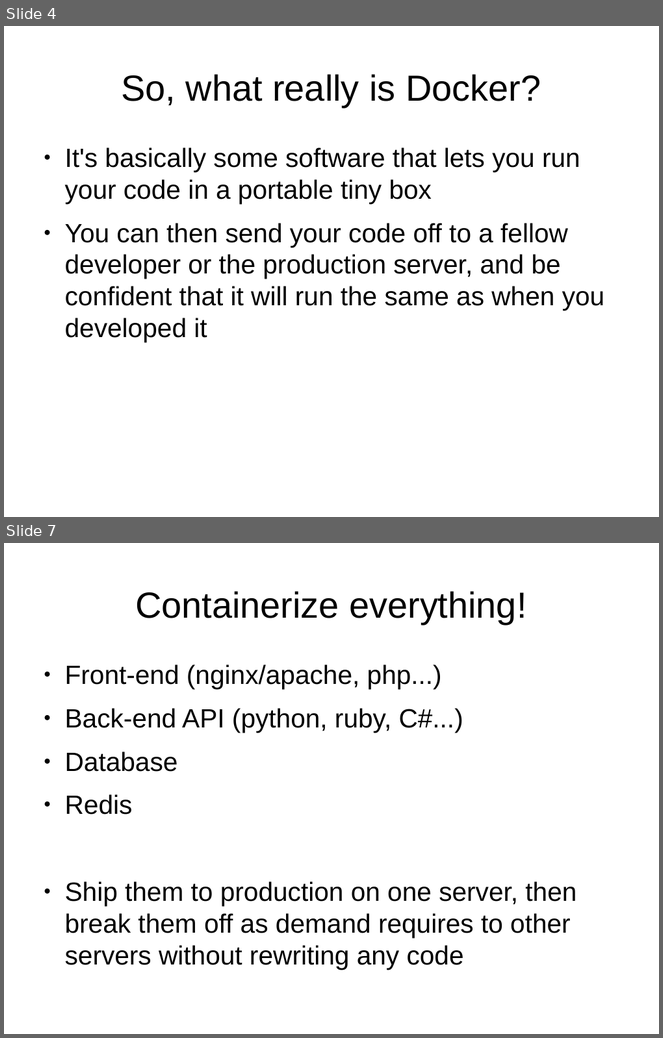
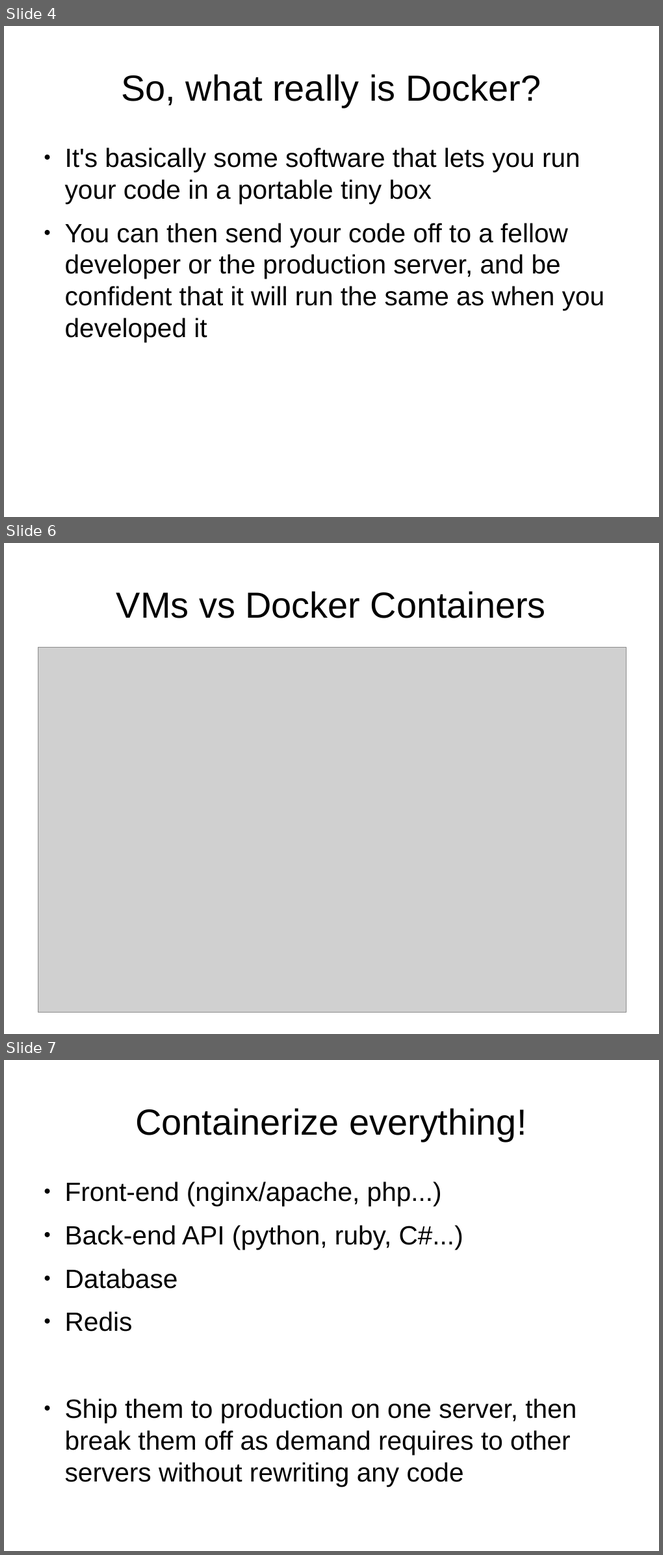
Before and after one commit to bobfp/docker-presentation, a slide deck: dockerPres.odp. Shown one above the other, each under a label of ours: slides 4 and 7 before the commit, slides 4, 6 and 7 after it; the slides between them are not shown. The pictures are 663x1038 and 663x1555 pixels, drawn with LibreOffice and Linux fonts; fonts in the diff are those of the drawing; grey boxes stand for pictures. Boxes give left, top, right and bottom in pixels: in the first picture for what was removed or moved away, otherwise in the second. Text is boxed around its words. In the diff, an @@ line names an element or a change of style, - is before the commit and + after.

```diff
--- a/dockerPres.odp
+++ b/dockerPres.odp
@@ slide 6 added at (4,543,659,1034), background #FFFFFF @@
@@ title added at (116,591,546,618), 44 pt, text #000000 @@
+VMs vs Docker Containers
@@ picture added at (38,647,627,1013) @@
```
Also in this commit, not shown: 3 slides changed, 1 other slide added, 2 slides removed, 1 other file.
